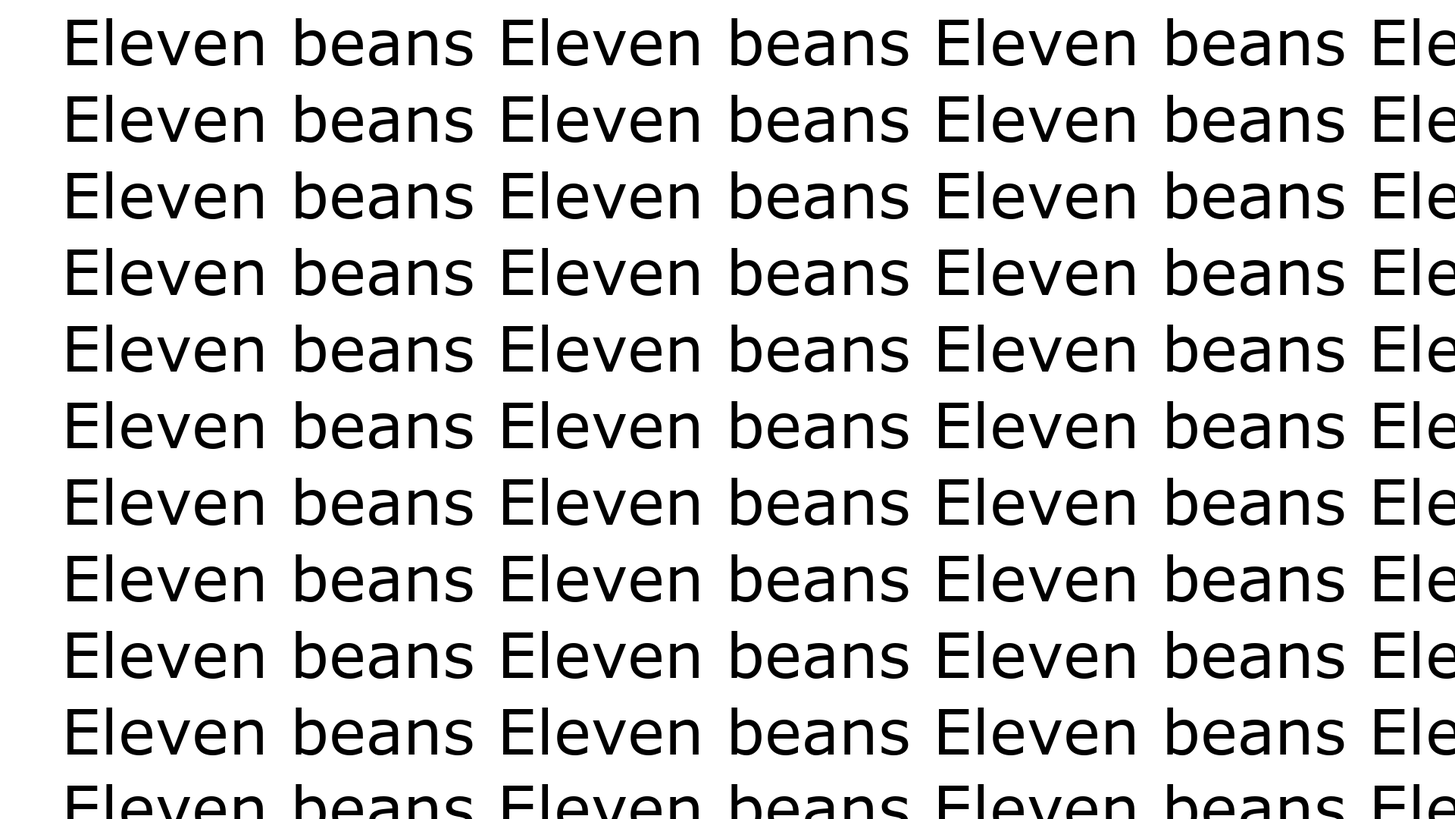
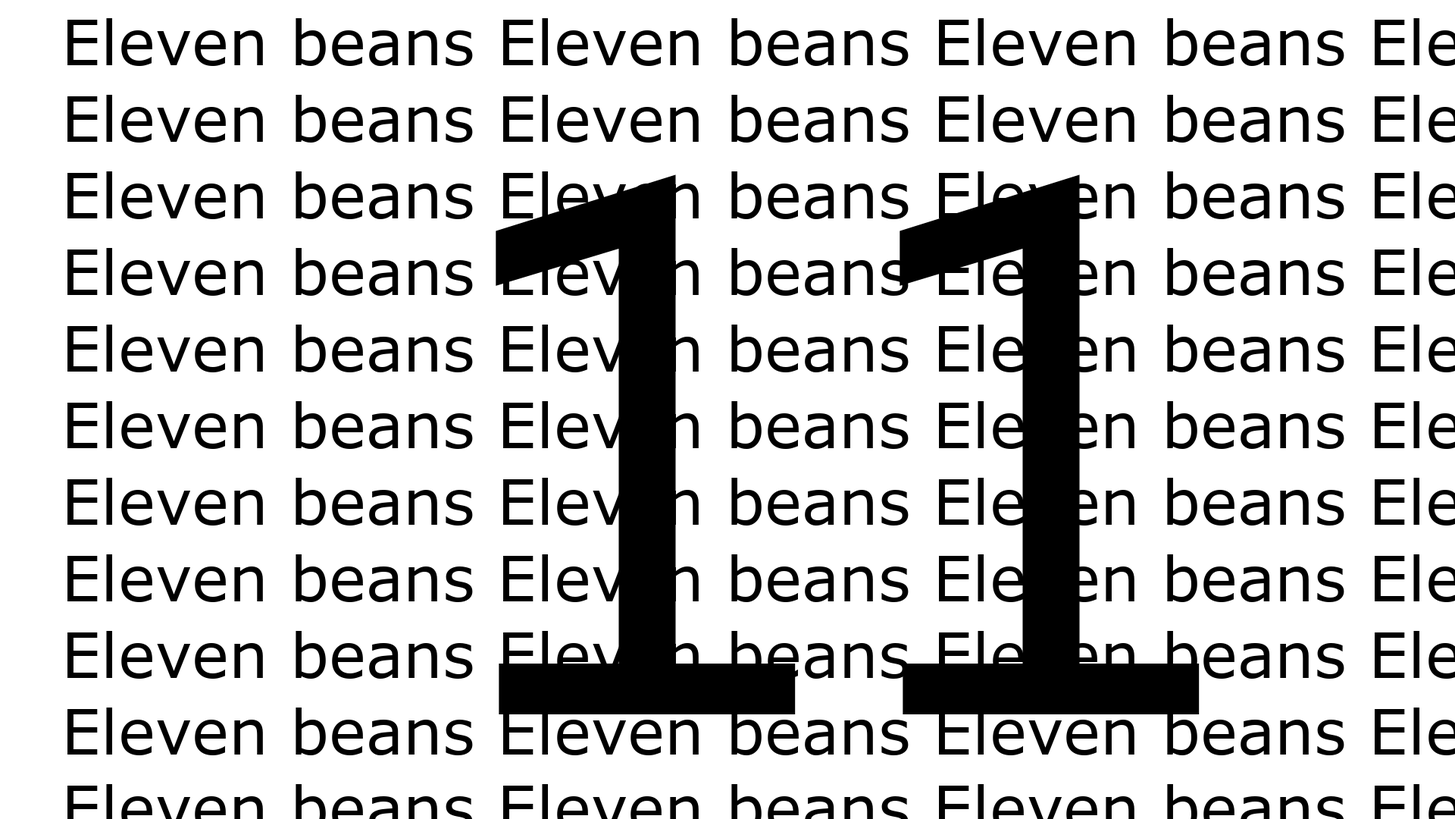
The second 1455px x 819px image is a revision of the first. Changes to its layers:
added layer "11" above "圖層" over [495, 174, 1200, 715]
